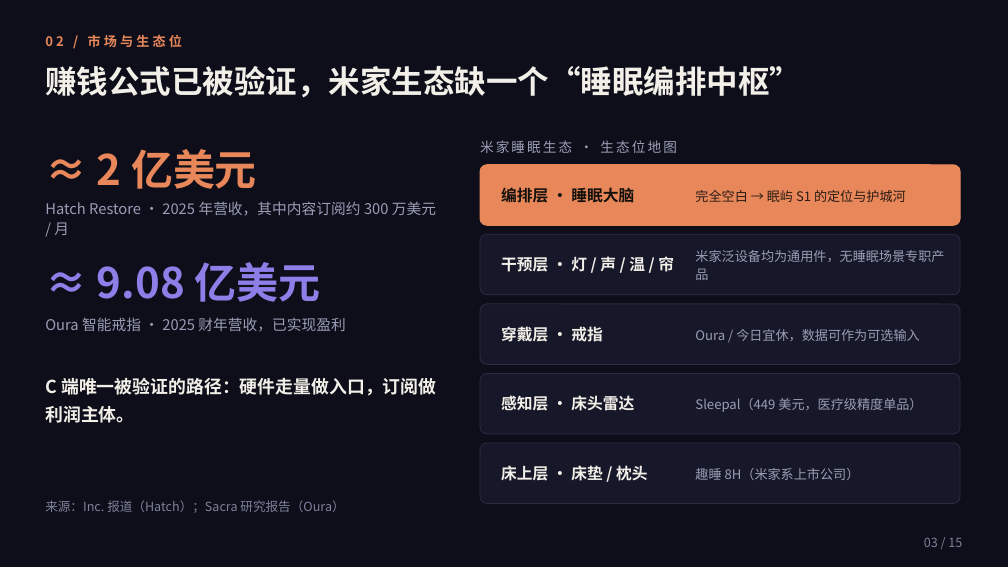
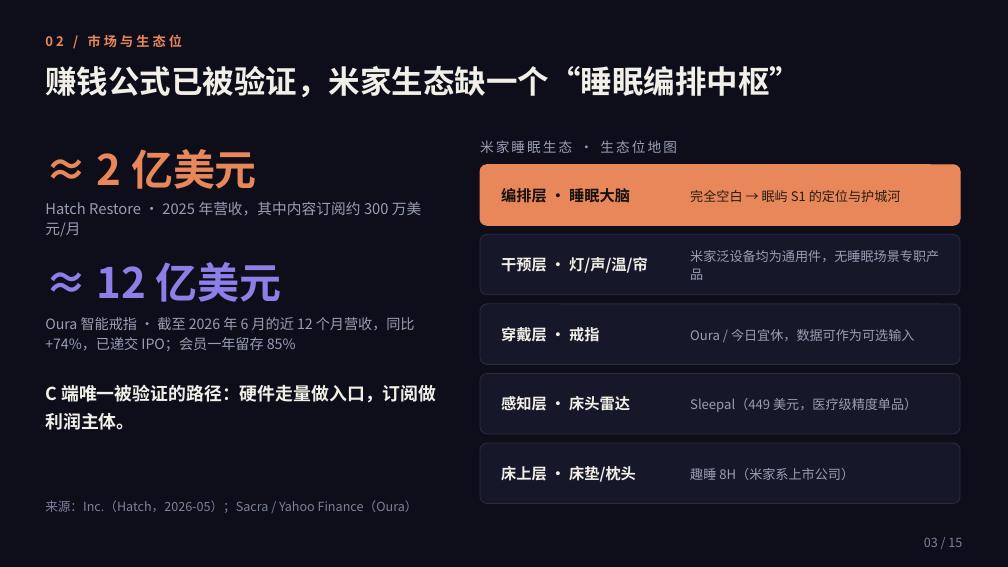
Before and after one commit to kylin-feng/contest2026_485_xiaomingTV, a slide deck: slide 3 of docs/决赛路演_20261103/眠屿SleepIsle_决赛路演.pptx. Drawn at 1008x567 pixels with LibreOffice and Linux fonts; fonts in the diff are those of the drawing. Boxes give left, top, right and bottom in pixels: in the first picture for what was removed or moved away, otherwise in the second. Text is boxed around its words. In the diff, an @@ line names an element or a change of style, - is before the commit and + after.

Commit message:
修四个真 bug + 新增演示速览（一整夜 25 秒）+ 答辩预案 + 市场数据更新
## 修掉的 bug（m.html）

- 报告评分不取整：提前结束时显示 67.08333333... 一长串压出圆环 → Math.round + CSS 兜底
- 日出后整页残留橘色遮罩：sunrise() 只清 ovDark 没清 ovSunset，且日落渐暗的 480s 长间隔未停
- 一夜结束后按钮仍显示「结束今晚」：sunrise() 收尾未复位按钮文案
- finishSession 无防重入：日出 + 手动结束会重复计夜、重复发金币 → 加 s.done 守卫

## 新增「演示速览」

此前的「连点 5 下 = ×20 加速」在路演里不可用：demoSpeed 只提速计时器，日出按真实时钟
触发，一整夜 ÷20 仍要 54 分钟。改为脚本化速览（demoTour），25 秒演完
日落→浅睡→深睡→噪音遮蔽→REM→夜醒→日出→报告，报告按一整夜出数（7h12m/深睡31%）。
实测：评分 90、掩蔽 1、夜醒 1，结束后遮罩清零、按钮复位、不重复计夜。
配套 38 秒录制视频 docs/决赛演示_20261103/demo_tour.webm（已抽帧核验）。

## 文档与数据

- 新增 docs/决赛路演_20261103/答辩预案.md：20 问（技术/商业/执行/刁钻），
  每题一句话结论 + 证据 + 「如实」边界；附三条「绝不说」反面清单
- 市场数据核实更新：Oura 9.08 亿 → 近 12 个月 12 亿美元（+74%、已递交 IPO、会员留存 85%），
  PPT 第 3/11 页与口径文档同步；Hatch 口径仍为 Inc. 2026-05
- 演示脚本：连点 5 下改为「演示速览」，路径表补入 55-75s 一段
- prototype/README 增加速览说明与 bug 修复表；logs/ai-coding-2026-11-03.md 补收尾轮

```diff
--- a/docs/决赛路演_20261103/眠屿SleepIsle_决赛路演.pptx
+++ b/docs/决赛路演_20261103/眠屿SleepIsle_决赛路演.pptx
@@ text "完全空白 → 眠屿 S1 的定位与护城河": place and size @@
-text "完全空白 → 眠屿 S1 的定位与护城河" at (695,190,906,202)
+text "完全空白 → 眠屿 S1 的定位与护城河" at (690,190,901,202)
@@ text at (45,201,421,237): spaces changed @@
-Hatch Restore · 2025 年营收，其中内容订阅约 300 万美元 / 月
+Hatch Restore · 2025 年营收，其中内容订阅约 300 万美元/月
@@ text at (97,262,282,302): text changed @@
-≈ 9.08 亿美元
+≈ 12 亿美元
@@ text at (501,257,648,273): text changed; size 15 to 14.5 pt @@
-干预层 · 灯 / 声 / 温 / 帘
+干预层 · 灯/声/温/帘
@@ text "米家泛设备均为通用件，无睡眠场景专职产品": place and size @@
-text "米家泛设备均为通用件，无睡眠场景专职产品" at (695,250,944,280)
+text "米家泛设备均为通用件，无睡眠场景专职产品" at (690,250,939,280)
@@ text at (45,317,415,351): text changed; size 14 to 13.5 pt @@
-Oura 智能戒指 · 2025 财年营收，已实现盈利
+Oura 智能戒指 · 截至 2026 年 6 月的近 12 个月营收，同比 +74%，已递交 IPO；会员一年留存 85%
@@ text "Oura / 今日宜休，数据可作为可选输入": place and size @@
-text "Oura / 今日宜休，数据可作为可选输入" at (695,329,920,341)
+text "Oura / 今日宜休，数据可作为可选输入" at (690,329,915,341)
@@ text "C 端唯一被验证的路径：硬件走量做入口，订阅做利润主体。": place and size @@
-text "C 端唯一被验证的路径：硬件走量做入口，订阅做利润主体。" at (45,378,436,423)
+text "C 端唯一被验证的路径：硬件走量做入口，订阅做利润主体。" at (45,385,436,430)
@@ size 15 to 14.5 pt in 3 elements at (501,185,630,205), (501,325,599,345), (501,394,630,414) @@
@@ text "Sleepal（449 美元，医疗级精度单品）": place and size @@
-text "Sleepal（449 美元，医疗级精度单品）" at (695,398,922,412)
+text "Sleepal（449 美元，医疗级精度单品）" at (690,398,917,412)
@@ text at (501,466,636,482): text changed; size 15 to 14.5 pt @@
-床上层 · 床垫 / 枕头
+床上层 · 床垫/枕头
@@ text "趣睡 8H（米家系上市公司）": place and size @@
-text "趣睡 8H（米家系上市公司）" at (695,468,860,480)
+text "趣睡 8H（米家系上市公司）" at (690,468,854,480)
@@ text at (45,500,418,513): text changed @@
-来源：Inc. 报道（Hatch）；Sacra 研究报告（Oura）
+来源：Inc.（Hatch，2026-05）；Sacra / Yahoo Finance（Oura）
```
Also in this commit, not shown: 8 other files.
